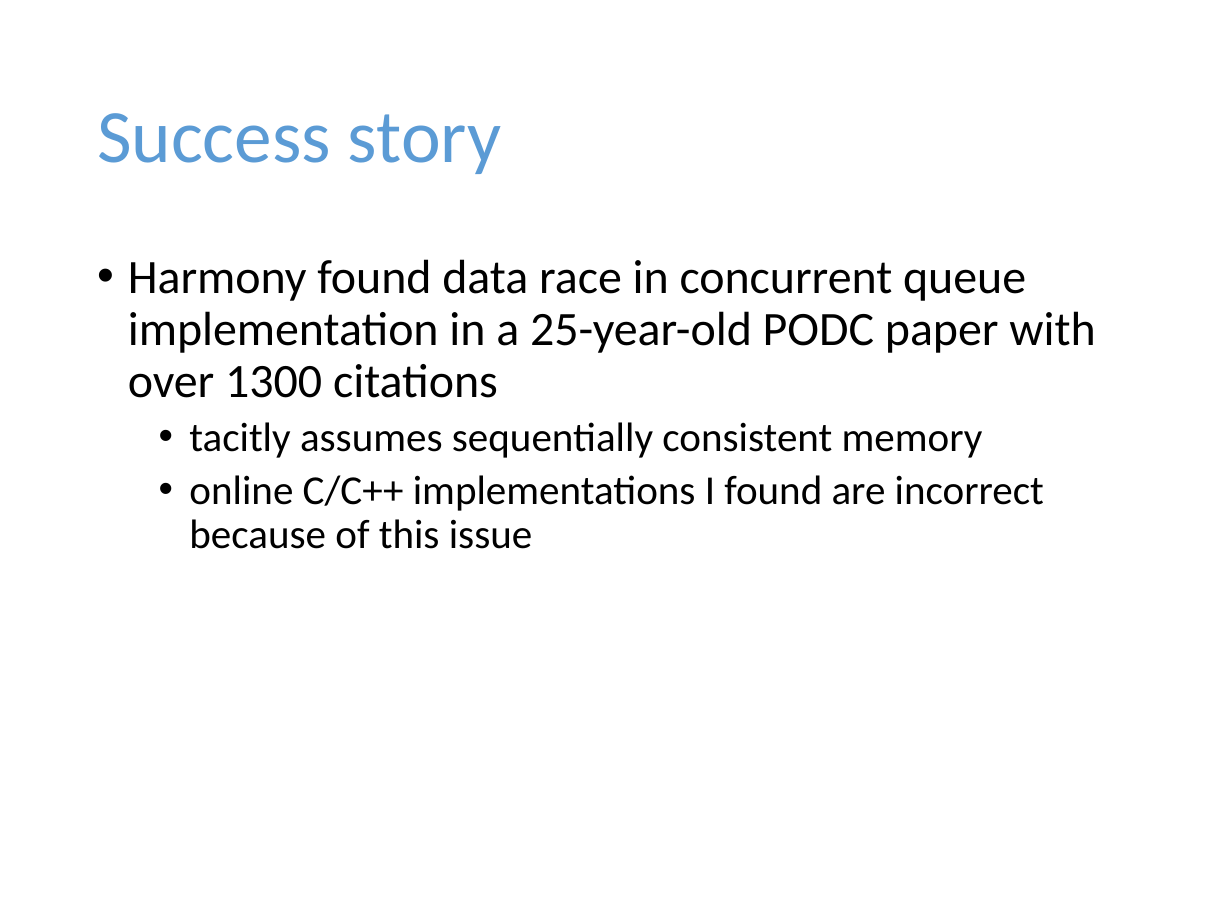
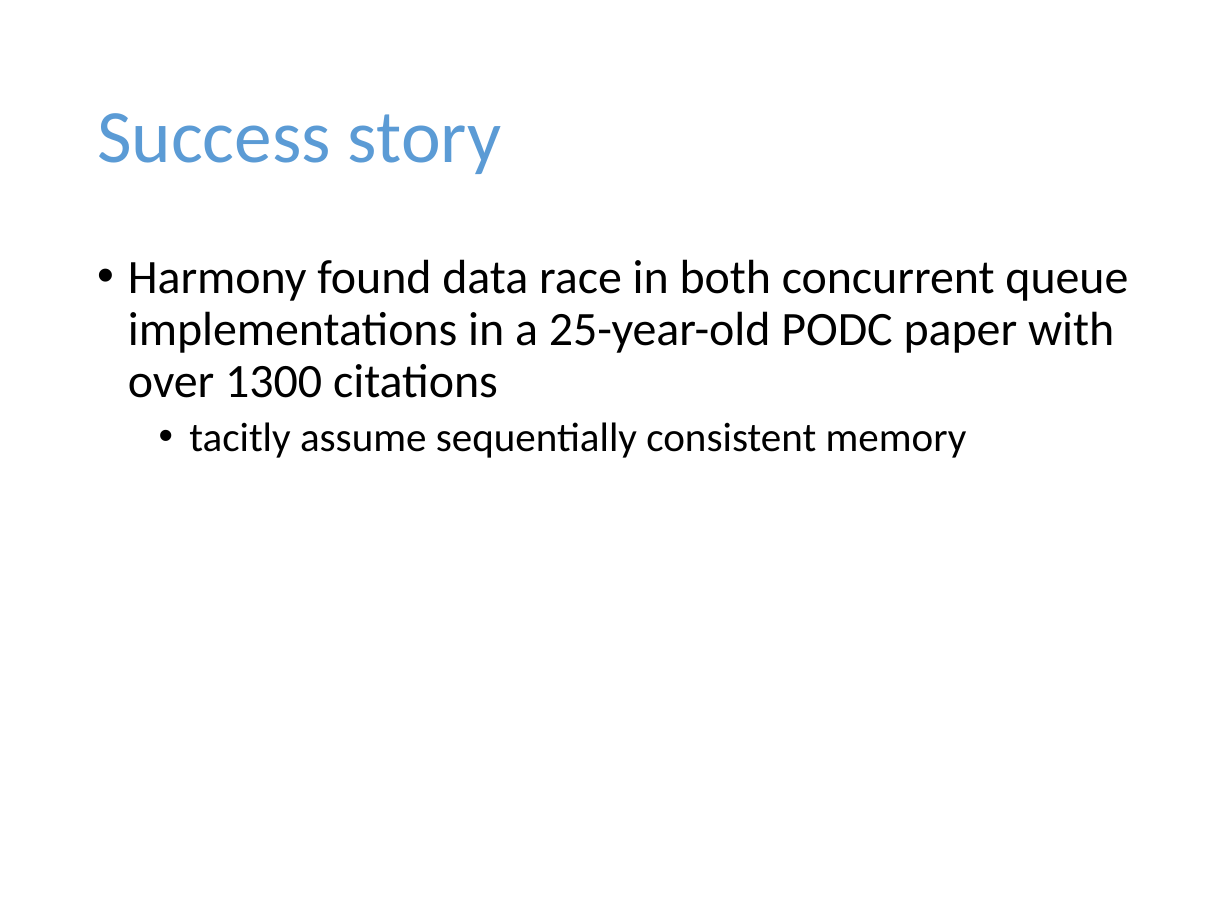
Before and after one commit to harmonylang/harmony, a slide deck: slide 9 of Harmony.pptx. Drawn at 1232x924 pixels with LibreOffice and Linux fonts; fonts in the diff are those of the drawing. Boxes give left, top, right and bottom in pixels: in the first picture for what was removed or moved away, otherwise in the second. Text is boxed around its words. In the diff, an @@ line names an element or a change of style, - is before the commit and + after.

```diff
--- a/Harmony.pptx
+++ b/Harmony.pptx
@@ text at (x1=128, y1=259, x2=1128, y2=458): text changed; size 24 to 28 pt @@
-• Harmony found data race in concurrent queue implementation in a 25-year-old PODC paper with over 1300 citations
-  • tacitly assumes sequentially consistent memory
-  • online C/C++ implementations I found are incorrect because of this issue
+• Harmony found data race in both concurrent queue implementations in a 25-year-old PODC paper with over 1300 citations
+  • tacitly assume sequentially consistent memory
```
Also in this commit, not shown: 2 other slides changed, 11 other files.
